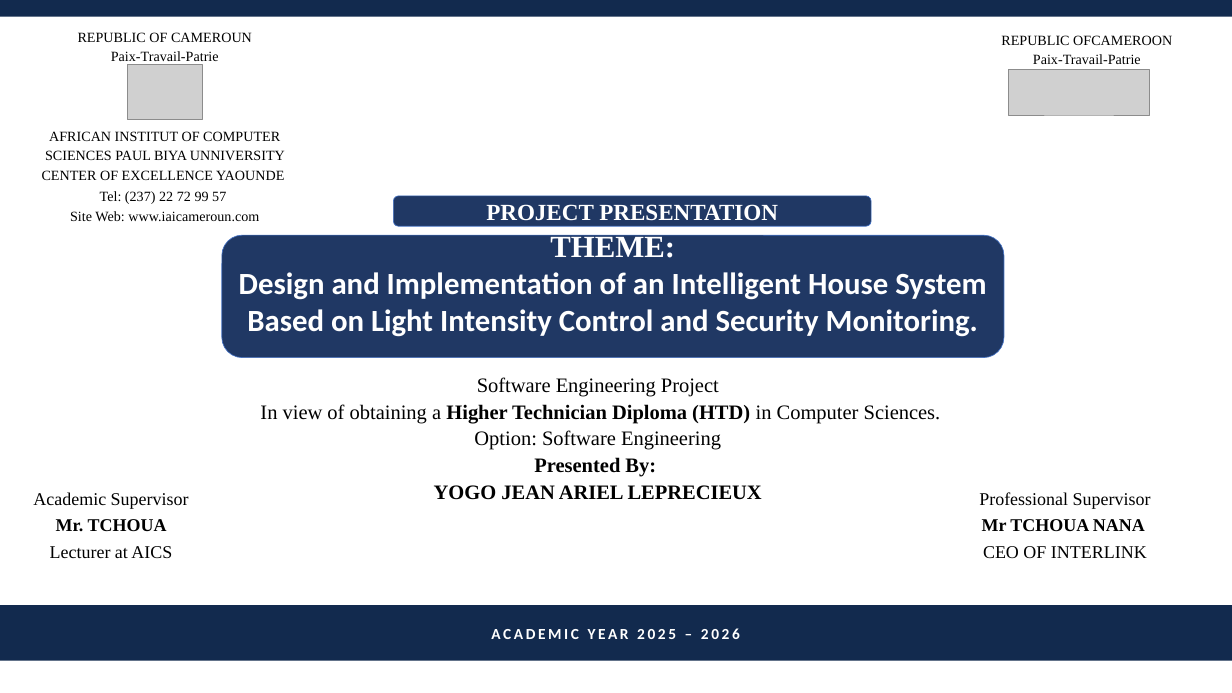
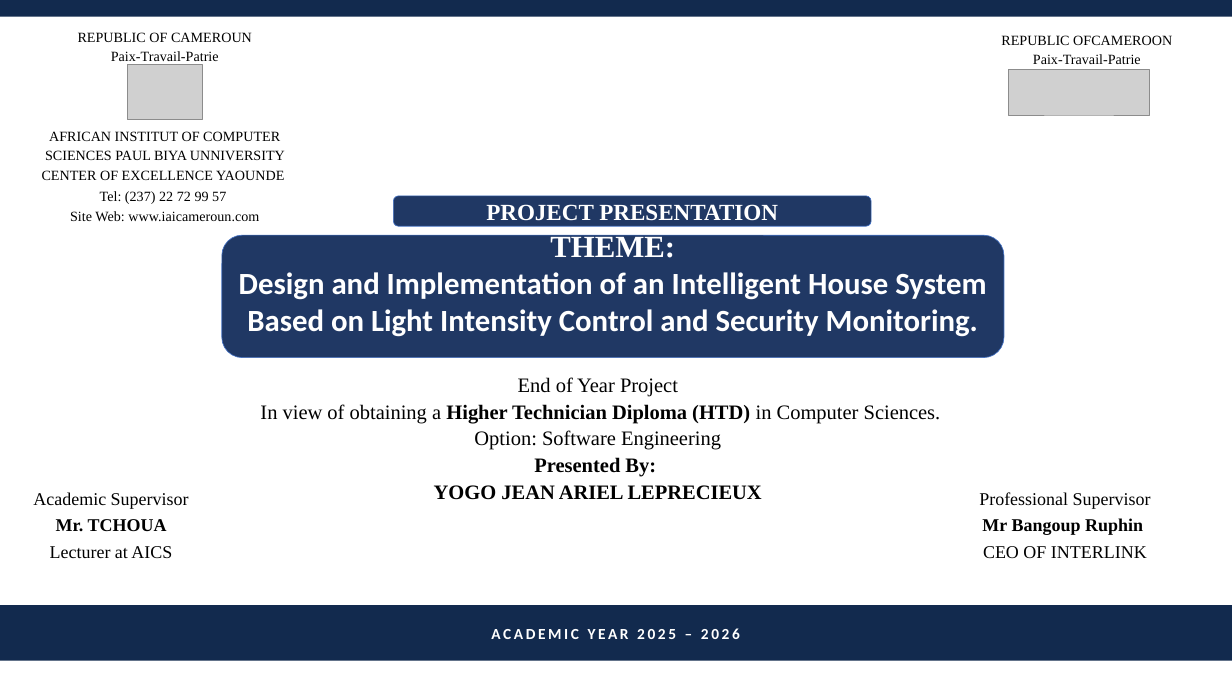
Before and after one commit to yogoariel24-cpu/defense-project, a slide deck: slide 2 of Vigilis powerpoint.pptx. Drawn at 1232x693 pixels with LibreOffice and Linux fonts; fonts in the diff are those of the drawing; grey boxes stand for pictures. Boxes give left, top, right and bottom in pixels: in the first picture for what was removed or moved away, otherwise in the second. Text is boxed around its words. In the diff, an @@ line names an element or a change of style, - is before the commit and + after.

```diff
--- a/Vigilis powerpoint.pptx
+++ b/Vigilis powerpoint.pptx
@@ text at box(518, 377, 678, 397): text changed @@
-Software Engineering Project
+End of Year Project
@@ text at box(982, 518, 1143, 535): text changed @@
-Mr TCHOUA NANA
+Mr Bangoup Ruphin
```
Also in this commit, not shown: 16 other slides changed, 2 slides added, 13 other files.
